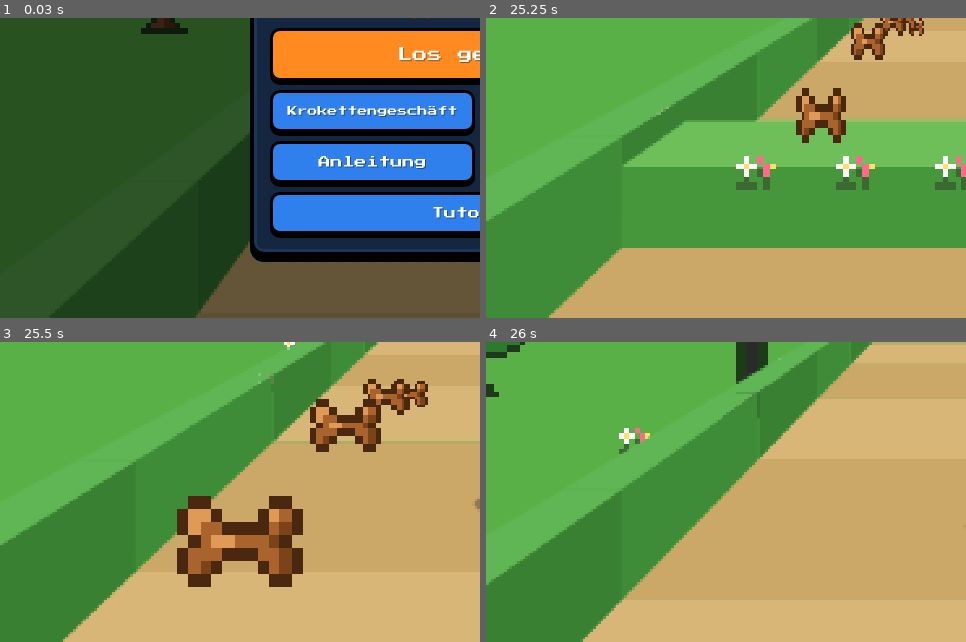
Above: before the commit, frames 1-4 (two rows, left to right).
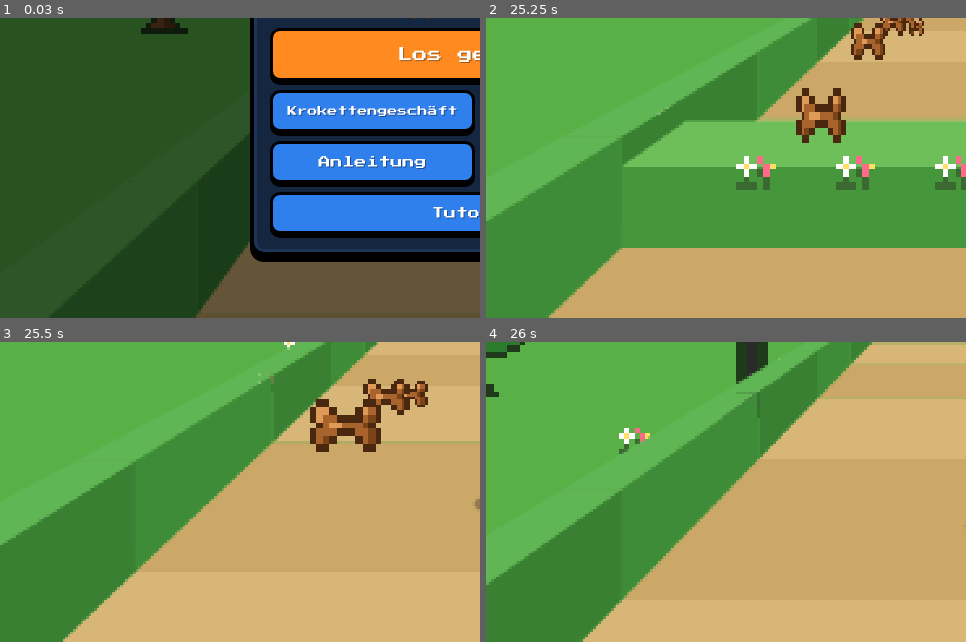
Above: after the commit, the same moments.

Repository: konstiks/timos-turbo-run
Game: browser game, page index.html
Same seed, same stepped clock (60 frames per second), same inputs: the game is played once before the commit and once after it.
Inputs (mouse positions are % of the whole screen's width and height, from its top left):
- Up to frame 1 (0.03 s): no input
- Up to frame 2 (25.25 s): click (50, 50) at 0.27 s; hold S 1.03-1.78 s; tap Space every 0.4 s from 1.1 to 25.1 s; click "II" at 1.17 s; tap Enter at 1.68, 3.85, 6.02, 10.35, 14.68, 19.02 s; hold A 1.83-1.93 s; hold W 1.98-2.48 s; hold W 2.73-2.93 s; hold W 2.98-3.08 s; hold W 3.13-3.88 s; hold W 3.93-4.27 s; click "Aufgeben" at 4.5 s; hold S 4.52-5.27 s; hold A 5.32-5.42 s; hold D 5.47-6.22 s; hold W 6.27-6.47 s; hold D 6.52-7.27 s; hold W 7.32-7.82 s; click "II" at 7.83 s; hold S 8.07-8.4 s; tap Ctrl at 8.18, 12.52, 16.85, 21.18, 23.35 s; hold S 8.45-8.95 s; hold D 9-9.5 s; hold D 9.75-9.95 s; hold A 10.2-10.3 s; hold A 10.55-11.3 s; click "Weiter" at 11.17 s; hold S 11.35-11.68 s; hold W 11.73-12.48 s; hold D 12.53-13.03 s; hold W 13.08-13.58 s; hold S 13.83-14.17 s; hold A 14.42-14.52 s; click "II" at 14.5 s; hold D 14.57-14.77 s; hold W 15.02-15.35 s; hold D 15.4-15.9 s; hold A 15.95-16.7 s; hold W 16.95-17.15 s; hold S 17.2-17.3 s; hold S 17.35-17.85 s; click "Aufgeben" at 17.83 s; hold A 18.1-18.85 s; hold W 18.9-19.23 s; hold D 19.48-19.98 s; hold S 20.23-20.98 s; click "II" at 21.17 s; hold S 21.23-21.73 s; hold W 21.78-22.12 s; hold S 22.37-23.12 s; hold W 23.17-23.5 s; hold A 23.55-23.65 s; hold A 23.9-24.4 s; click "Weiter" at 24.5 s; hold D 24.65-24.85 s; hold S from 25.1 s (still down)
- Up to frame 3 (25.5 s): keep holding S
- Up to frame 4 (26 s): tap Space at 25.5, 25.9 s; tap Ctrl at 25.52 s; release S at 25.85 s
The pictures show only the part of the screen within x 0-50%, y 50-100%; the shares and areas given below are measured in that part.

Frames 1-2 are identical in both runs. In frame 3, 5.1% of the frame differs, in the area x 36-64%, y 51-82%; in frame 4, nothing differs.

Commit message:
Löcher: keine braunen Flächen mehr vor der Kamera, Tierarzt springt über Löcher und folgt dem Weg
Co-Authored-By: Claude Opus 5.5 <noreply@anthropic.com>
Claude-Session: https://claude.ai/code/session_01FwyAvonJojh9EGHS2iaqSe

Diff:
--- a/game.js
+++ b/game.js
@@ -581,7 +581,10 @@
   const tg = close ? (r.vetIntro > 0 ? 2.2 - r.vetIntro * 0.2 : 1.5) : (inTut ? 9 : 6);
   if (r.eff.fax > 0 || r.eff.turbo > 0) { r.vetGap = lerp(r.vetGap, 12, dt * 1.5); r.stumbleT = 99; r.vetIntro = 0; }
   else r.vetGap = lerp(r.vetGap, tg, dt * (close ? 3 : 0.8));
-  const vb = r.pb > 0.3 ? r.pb - 1.3 : r.pb + 1.3;
+  let vb = r.pb > 0.3 ? r.pb - 1.3 : r.pb + 1.3;
+  const va = r.pa - r.vetGap;
+  for (const o of r.cur.obs) if (o.type === 'narrow' && va > o.a0 - 3 && va < o.a1 + 1) vb = o.side * LANE;
+  vb = clamp(vb, -HW + 0.3, HW - 0.3);
   r.vetB = lerp(r.vetB, vb, dt * 4);
 
   // Level
@@ -863,17 +866,23 @@
   // Löcher und Kipp-Abschnitte
   for (const o of seg.obs) {
     if (o.type !== 'gap' && o.type !== 'narrow') continue;
+    // Was hinter Timo liegt, wird nicht mehr gezeichnet (sonst große braune Flächen vor der Kamera)
+    if (isPrev) continue;
+    const cutA = seg === run.cur ? run.pa - 0.6 : -Infinity;
+    if (o.a1 <= cutA) continue;
+    const A0 = Math.max(o.a0, cutA), A1 = o.a1;
     const segsB = o.type === 'gap' ? [[-HW, HW]] : (o.side < 0 ? [[-HW + LANE + 0.05, HW]] : [[-HW, HW - LANE - 0.05]]);
     for (const [b0, b1] of segsB) {
       // dunkle Tiefe + sichtbare Rückwand (nur so tief, dass sie im Loch bleibt)
-      const cl2 = camLocal(seg), fd = Math.max(0.5, o.a1 - cl2.a), len = o.a1 - o.a0;
-      const D = Math.min(1.6, cam.y * len / Math.max(0.3, fd - len)) * 0.95;
+      const cl2 = camLocal(seg), len = o.a1 - o.a0;
+      const showWall = o.type === 'gap' && A0 === o.a0 && cl2.a < o.a0 - 0.5 && Math.abs(cl2.b) < HW + 1;
+      const D = showWall ? Math.min(1.2, (C.y - elev(seg, o.a0)) * len / Math.max(0.5, o.a0 - cl2.a)) * 0.9 : 0;
       // Erdloch: dunkle Tiefe, Erdwand mit Schichten, unregelmäßiger Erdrand
       const seed = Math.floor(o.a0 * 13.7);
       const jag = k => 0.12 + 0.12 * (((seed + k * 37) % 7) / 6);
-      quad(seg, [[o.a0, b0, 0.002], [o.a1, b0, 0.002], [o.a1, b1, 0.002], [o.a0, b1, 0.002]], [84, 52, 26], pitQ);
-      quad(seg, [[o.a0 + 0.25, b0 + 0.2, 0.0025], [o.a1 - 0.25, b0 + 0.2, 0.0025], [o.a1 - 0.25, b1 - 0.2, 0.0025], [o.a0 + 0.25, b1 - 0.2, 0.0025]], [62, 38, 18], pitQ);
-      if (cl2.a < o.a1) {
+      quad(seg, [[A0, b0, 0.002], [A1, b0, 0.002], [A1, b1, 0.002], [A0, b1, 0.002]], [84, 52, 26], pitQ);
+      if (A1 - A0 > 0.6) quad(seg, [[A0 + 0.25, b0 + 0.2, 0.0025], [A1 - 0.25, b0 + 0.2, 0.0025], [A1 - 0.25, b1 - 0.2, 0.0025], [A0 + 0.25, b1 - 0.2, 0.0025]], [62, 38, 18], pitQ);
+      if (showWall && D > 0.05) {
         quad(seg, [[o.a1, b0, 0.003], [o.a1, b1, 0.003], [o.a1, b1, -D], [o.a1, b0, -D]], [124, 82, 44], pitQ, -0.5);
         quad(seg, [[o.a1 - 0.001, b0, -D * 0.35], [o.a1 - 0.001, b1, -D * 0.35], [o.a1 - 0.001, b1, -D * 0.55], [o.a1 - 0.001, b0, -D * 0.55]], [100, 64, 32], pitQ, -0.6);
         quad(seg, [[o.a1 - 0.001, b0, -D * 0.75], [o.a1 - 0.001, b1, -D * 0.75], [o.a1 - 0.001, b1, -D], [o.a1 - 0.001, b0, -D]], [80, 50, 24], pitQ, -0.6);
@@ -881,18 +890,18 @@
       const n = Math.max(3, Math.round((b1 - b0) / 0.35));
       for (let k = 0; k < n; k++) {
         const x0 = b0 + k * (b1 - b0) / n, x1 = x0 + (b1 - b0) / n;
-        quad(seg, [[o.a0 - jag(k), x0, 0.004], [o.a0 + 0.06, x0, 0.004], [o.a0 + 0.06, x1, 0.004], [o.a0 - jag(k + 3), x1, 0.004]], k & 1 ? [120, 78, 40] : [140, 94, 52], pitQ, -1);
+        if (A0 === o.a0) quad(seg, [[o.a0 - jag(k), x0, 0.004], [o.a0 + 0.06, x0, 0.004], [o.a0 + 0.06, x1, 0.004], [o.a0 - jag(k + 3), x1, 0.004]], k & 1 ? [120, 78, 40] : [140, 94, 52], pitQ, -1);
         quad(seg, [[o.a1 - 0.06, x0, 0.004], [o.a1 + jag(k + 1), x0, 0.004], [o.a1 + jag(k + 5), x1, 0.004], [o.a1 - 0.06, x1, 0.004]], k & 1 ? [140, 94, 52] : [120, 78, 40], pitQ, -1);
       }
       if (o.type === 'narrow') { // Erdkante zur begehbaren Seite
         const eb = o.side < 0 ? b0 : b1, sgn = o.side < 0 ? 1 : -1;
-        for (let a = o.a0; a < o.a1; a += 0.8) {
+        for (let a = A0; a < o.a1; a += 0.8) {
           const j = jag(Math.floor(a * 3));
           quad(seg, [[a, eb - 0.05 * sgn, 0.004], [Math.min(o.a1, a + 0.8), eb - 0.05 * sgn, 0.004], [Math.min(o.a1, a + 0.8), eb + j * sgn, 0.004], [a, eb + j * sgn, 0.004]], (Math.floor(a) & 1) ? [120, 78, 40] : [140, 94, 52], pitQ, -1);
         }
       }
       // Erdhaufen neben dem Loch
-      if (o.type === 'gap' && !o.noPile) {
+      if (false) {
         box(seg, o.a0 - 0.6, o.a0 - 0.25, HW - 0.45, HW - 0.1, 0, 0.22, [124, 82, 44], [146, 98, 56], objQ);
         box(seg, o.a1 + 0.2, o.a1 + 0.5, -HW + 0.1, -HW + 0.4, 0, 0.18, [124, 82, 44], [146, 98, 56], objQ);
       }
@@ -927,7 +936,7 @@
   for (const o of seg.obs) if (!o.gone && o.type !== 'gap' && o.type !== 'narrow' && o.type !== 'slide') obstacle(seg, o);
   // Kroketten
   const spin = Math.abs(Math.cos(run.time * 5));
-  for (const c of seg.coins) if (!c.got) sprite(seg, c.a, c.b, c.y - 0.15, 0.32, SPR.kk, objQ, { sx: 0.35 + 0.65 * spin });
+  for (const c of seg.coins) if (!c.got) sprite(seg, c.a, c.b, c.y - 0.15, 0.32, SPR.kk, objQ, { sx: 0.35 + 0.65 * spin, minF: 1.4 });
   for (const p of seg.pus) if (!p.got) {
     const bob = Math.sin(run.time * 4) * 0.12;
     sprite(seg, p.a, p.b, p.y + bob - 0.2, 0.6, SPR[p.kind], objQ);
@@ -1130,7 +1139,10 @@
   if (p.vetGap < 5) {
     const [vx, vz] = segWorld(r.cur, r.pa - p.vetGap, p.vetB);
     const vimg = (Math.floor(r.animT * 8) & 1) ? SPR.vetA : SPR.vetB;
-    spriteW(vx, vz, Math.abs(Math.sin(r.animT * 8)) * 0.08 + elev(r.cur, r.pa - p.vetGap), SPR.vetReal ? 1.85 : 1.75, vimg, objQ, { bias: -0.8 });
+    let vj = 0;
+    const va = r.pa - p.vetGap;
+    for (const o of r.cur.obs) if (o.type === 'gap' && va > o.a0 - 1 && va < o.a1 + 1) vj = Math.max(vj, 1.0 * Math.sin(Math.PI * (va - o.a0 + 1) / (o.a1 - o.a0 + 2)));
+    spriteW(vx, vz, Math.abs(Math.sin(r.animT * 8)) * 0.08 + vj + elev(r.cur, r.pa - p.vetGap), SPR.vetReal ? 1.85 : 1.75, vimg, objQ, { bias: -0.8 });
   }
   // Partikel
   for (const q of r.parts) spriteW(q.x, q.z, q.y + (q.gy || 0), q.s, SPR[q.spr], objQ, { alpha: clamp(q.t, 0, 1) });
@@ -1527,8 +1539,8 @@
 
 function init() {
   buildSprites();
-  const ti = new Image(); ti.onload = () => buildTimoFrames(ti); ti.src = 'assets/timo-hinten.png?v=6';
-  const vi = new Image(); vi.onload = () => buildVetFrames(vi); vi.src = 'assets/tierarzt-hinten.png?v=6';
+  const ti = new Image(); ti.onload = () => buildTimoFrames(ti); ti.src = 'assets/timo-hinten.png?v=7';
+  const vi = new Image(); vi.onload = () => buildVetFrames(vi); vi.src = 'assets/tierarzt-hinten.png?v=7';
   const icoURL = (() => { const c = document.createElement('canvas'); c.width = SPR.kk.width * 2; c.height = SPR.kk.height * 2; const g = c.getContext('2d'); g.imageSmoothingEnabled = false; g.drawImage(SPR.kk, 0, 0, c.width, c.height); return c.toDataURL(); })();
   const st = document.createElement('style'); st.textContent = '.kk-ico{background-image:url(' + icoURL + ')!important}'; document.head.appendChild(st);
   paintCanvases(document);
--- a/index.html
+++ b/index.html
@@ -13,7 +13,7 @@
 <link rel="apple-touch-icon" href="assets/icon.png">
 <link rel="preconnect" href="https://fonts.googleapis.com">
 <link href="https://fonts.googleapis.com/css2?family=Press+Start+2P&display=swap" rel="stylesheet">
-<link rel="stylesheet" href="style.css?v=6">
+<link rel="stylesheet" href="style.css?v=7">
 </head>
 <body>
 <div id="game">
@@ -145,7 +145,7 @@
     </div>
   </div>
 </div>
-<script src="sprites.js?v=6"></script>
-<script src="game.js?v=6"></script>
+<script src="sprites.js?v=7"></script>
+<script src="game.js?v=7"></script>
 </body>
 </html>
